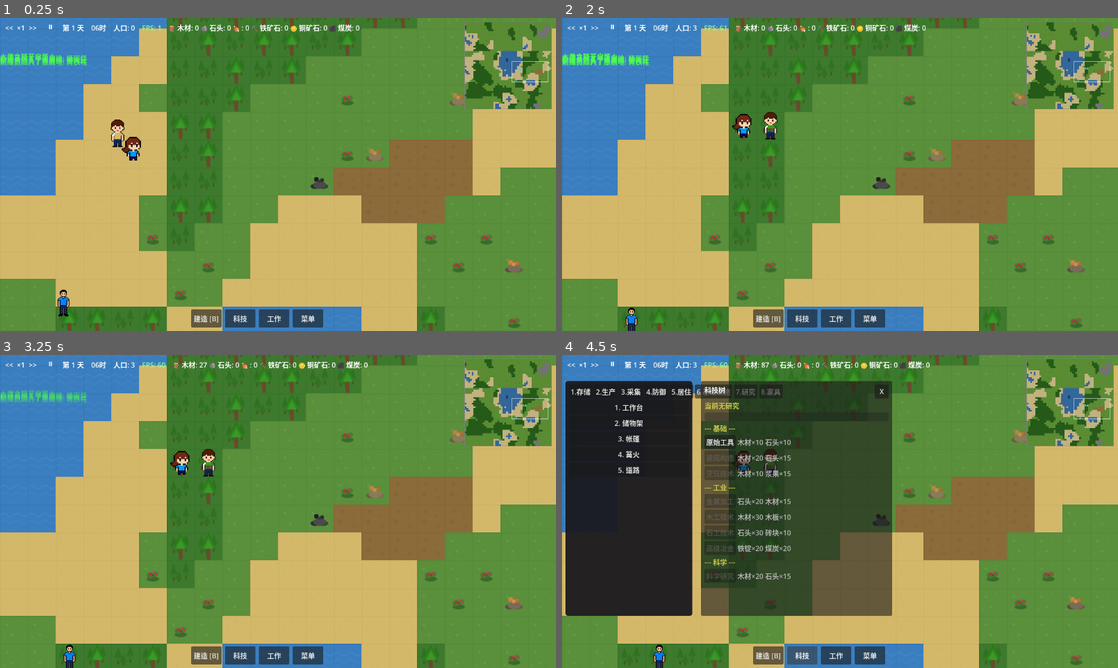
Above: before the commit, frames 1-4 (two rows, left to right).
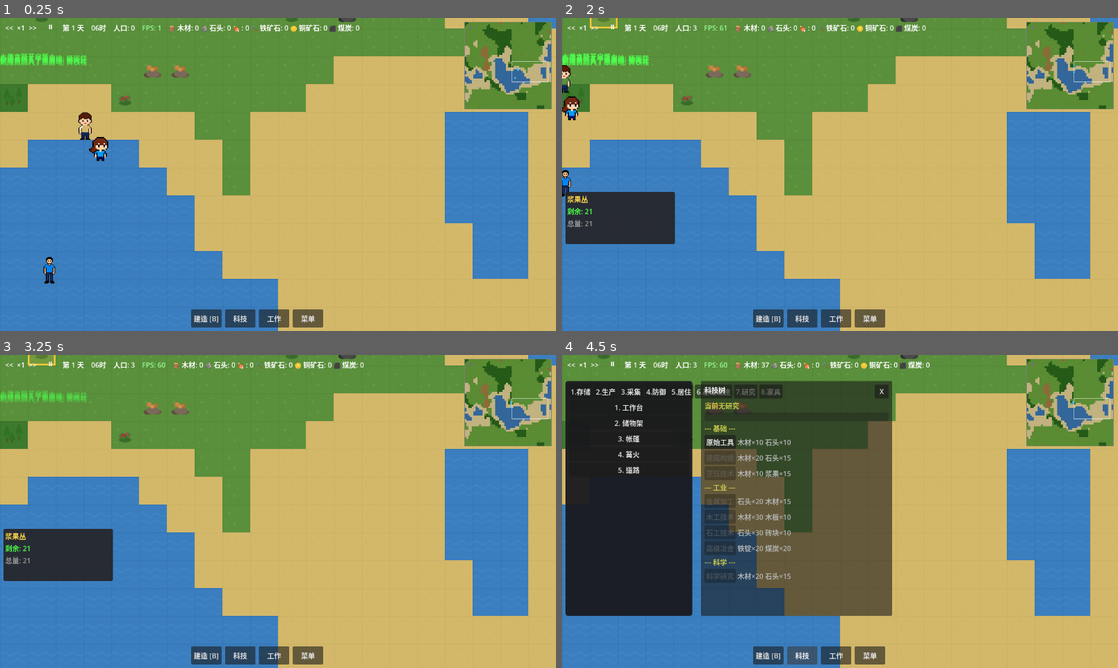
Above: after the commit, the same moments.

Repository: ZhanXuzhao/the-path-of-humanity
Game: Godot game, scene res://scenes/game.tscn
Same seed, same stepped clock (60 frames per second), same inputs: the game is played once before the commit and once after it.
Inputs:
- Up to frame 1 (0.25 s): no input
- Up to frame 2 (2 s): click "<<" at 0.5 s; click ">>" at 1.25 s
- Up to frame 3 (3.25 s): click "⏸" at 2 s; click "▶" at 2.75 s
- Up to frame 4 (4.5 s): click "建造 [B]" at 3.5 s; click "科技" at 4.25 s

The runs differ from the first frame. In frame 1, 78% of the frame differs, in the area x 0-100%, y 0-100%; in frame 2, 78%; in frame 3, 78%; in frame 4, 57%.

Commit message:
修复区块边界地形断裂：所有区块共享全局噪声种子
每个区块之前使用自己的 seed_base 创建 FastNoiseLite，相邻区块
的噪声场不同导致边界断裂。现改为所有区块统一使用 hash(world_seed)
作为噪声种子，仅靠世界坐标 (wx,wy) 区分采样位点，地形跨区块自然连续。

seed_base 仍保留用于资源哈希，不影响资源随机性。

Diff:
--- a/scripts/core/world.gd
+++ b/scripts/core/world.gd
@@ -147,13 +147,17 @@
 
 func _generate_chunk(chunk: ChunkData):
 	# 使用多层噪声生成地形，产生自然连续的地貌
-	# world_seed 确保每次新游戏地图不同；存档时保存 world_seed 保证读档后地图一致
+	# 所有区块共享同一个全局噪声种子（hash(world_seed)），
+	# 仅靠世界坐标 (wx, wy) 区分采样位置，保证跨区块地形天然连续
+	var noise_seed = hash(world_seed)
+
+	# 区块级种子仅用于资源哈希，不影响地形连续性
 	var seed_val = chunk.pos.x * 10000 + chunk.pos.y + world_seed * 100000
 	var seed_base = hash(seed_val)
 
 	# 地势噪声（Elevation）- 决定海拔高度
 	var elevation_noise = FastNoiseLite.new()
-	elevation_noise.seed = seed_base
+	elevation_noise.seed = noise_seed
 	elevation_noise.frequency = 0.045
 	elevation_noise.fractal_type = FastNoiseLite.FRACTAL_FBM
 	elevation_noise.fractal_octaves = 4
@@ -163,7 +167,7 @@
 
 	# 湿度噪声（Moisture）- 决定植被分布
 	var moisture_noise = FastNoiseLite.new()
-	moisture_noise.seed = seed_base + 9999
+	moisture_noise.seed = noise_seed + 9999
 	moisture_noise.frequency = 0.07
 	moisture_noise.fractal_type = FastNoiseLite.FRACTAL_FBM
 	moisture_noise.fractal_octaves = 3
@@ -173,7 +177,7 @@
 
 	# 微扰动噪声 - 为地形边缘增加自然过渡细节
 	var detail_noise = FastNoiseLite.new()
-	detail_noise.seed = seed_base + 5555
+	detail_noise.seed = noise_seed + 5555
 	detail_noise.frequency = 0.15
 	detail_noise.fractal_type = FastNoiseLite.FRACTAL_FBM
 	detail_noise.fractal_octaves = 2
